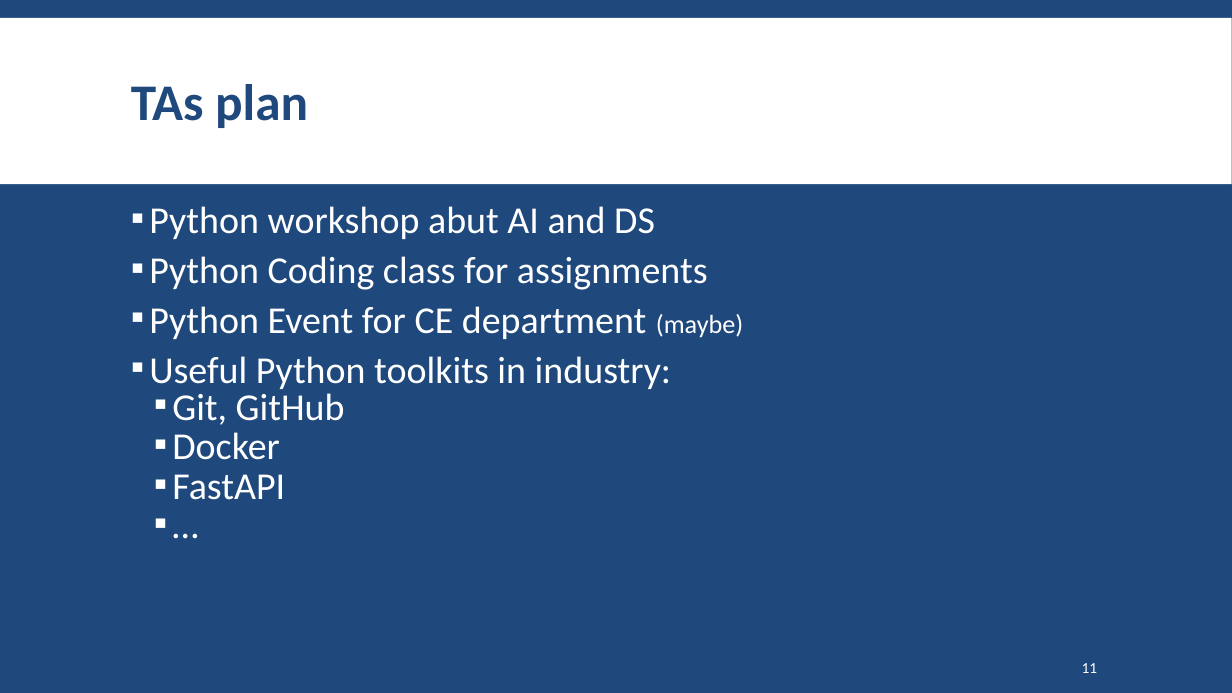
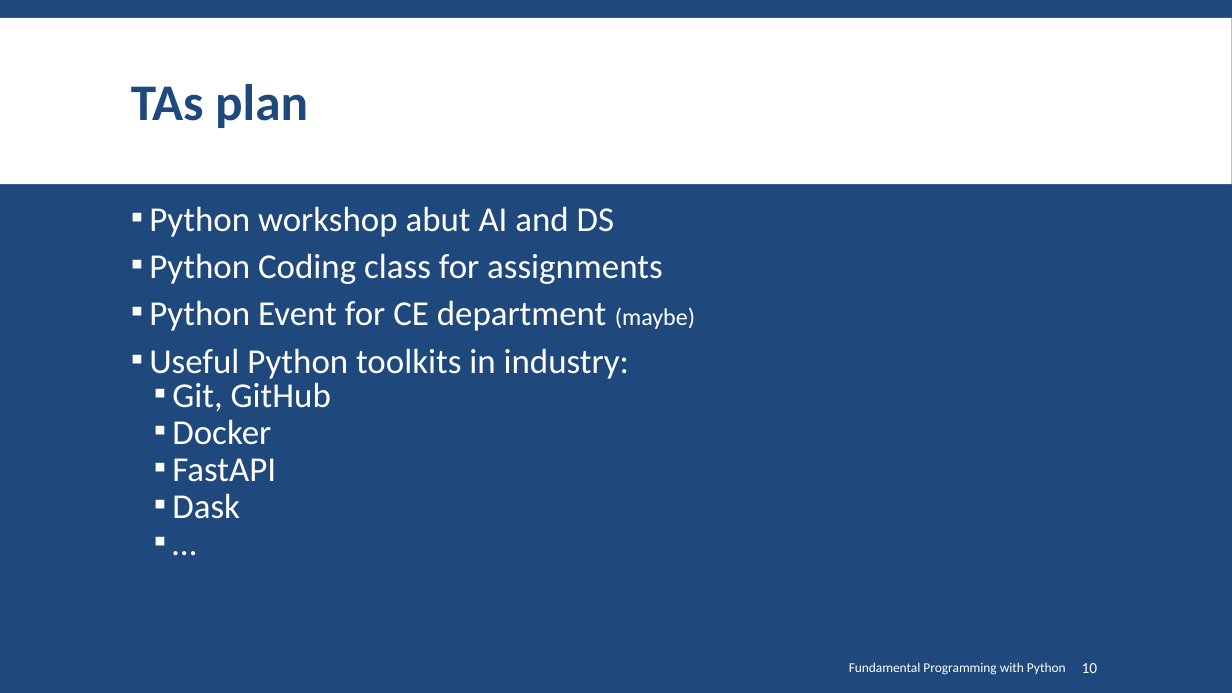
Before and after one commit to SharifPythonSpace/Course1401, a slide deck: slide 10 of Slide/00-Introduction to Programming Applications with Python.pptx (slide 11 before the commit). Drawn at 1232x693 pixels with LibreOffice and Linux fonts; fonts in the diff are those of the drawing; background and template pictures are left out. Boxes give left, top, right and bottom in pixels: in the first picture for what was removed or moved away, otherwise in the second. Text is boxed around its words. In the diff, an @@ line names an element or a change of style, - is before the commit and + after.

```diff
--- a/Slide/00-Introduction to Programming Applications with Python.pptx
+++ b/Slide/00-Introduction to Programming Applications with Python.pptx
@@ text at <box>149,206,695,482</box>: size 29.6 to 27.2 pt; size 20.4 to 18.7 pt in "(maybe)" @@
@@ text at <box>172,493,240,519</box>: paragraph added @@
+  ▪ Dask
@@ text added at <box>849,662,1066,675</box>, 10.5 pt, text #FFFFFF @@
+Fundamental Programming with Python
@@ page number at <box>1082,663,1098,673</box>: text changed @@
-11
+10
```
Also in this commit, not shown: 21 other slides changed, 1 slide added.
